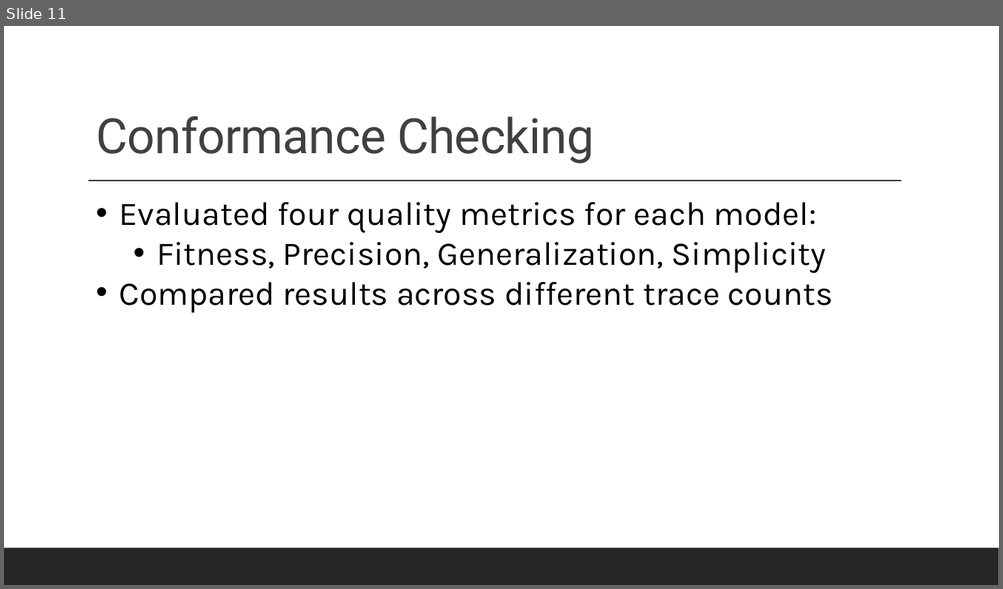
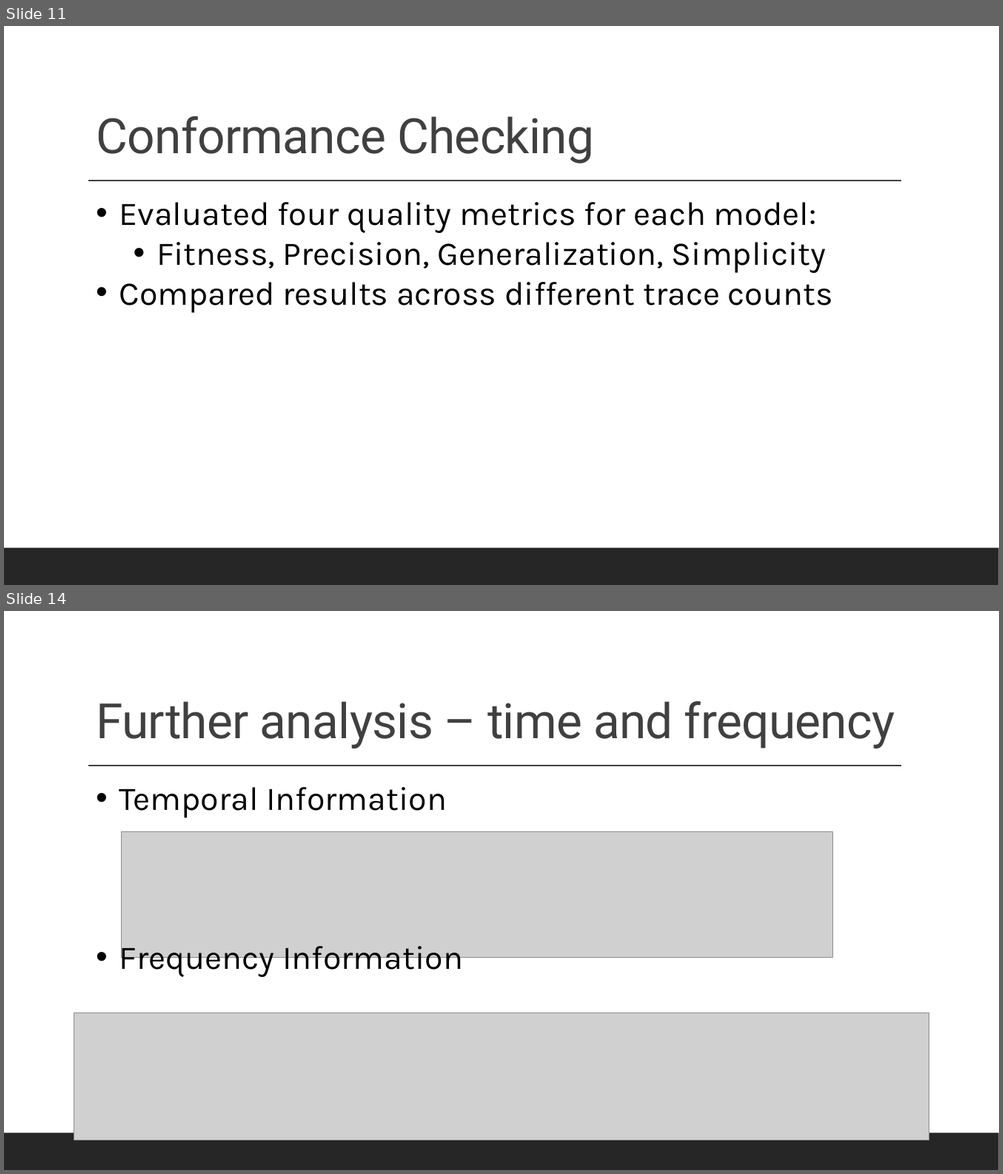
Before and after one commit to Noam-Diamant/Process-Mining, a slide deck: Sepsis Cases – Event Log.pptx. Shown one above the other, each under a label of ours: slide 11 before the commit, slides 11 and 14 after it; the slides between them are not shown. The pictures are 1003x589 and 1003x1174 pixels, drawn with LibreOffice and Linux fonts; fonts in the diff are those of the drawing; grey boxes stand for pictures. Boxes give left, top, right and bottom in pixels: in the first picture for what was removed or moved away, otherwise in the second. Text is boxed around its words. In the diff, an @@ line names an element or a change of style, - is before the commit and + after.

```diff
--- a/Sepsis Cases – Event Log.pptx
+++ b/Sepsis Cases – Event Log.pptx
@@ slide 14 added at [4, 611, 999, 1170], background #FFFFFF; not listed: 2 template elements that a slide beside it also shows @@
@@ title added at [96, 701, 894, 749], 47 pt, text #404040 @@
+Further analysis – time and frequency
@@ text added at [119, 787, 463, 978], 32 pt, text #000000 @@
+• Temporal Information
+• Frequency Information
@@ picture added at [121, 832, 832, 958] @@
@@ picture added at [74, 1013, 929, 1141] @@
```
Also in this commit, not shown: 3 slides changed, 2 other slides added, 1 other file.
